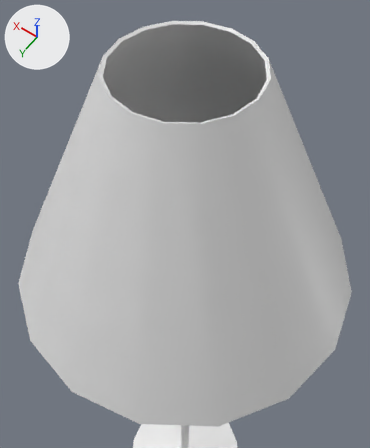
Two versions of the FBX model Assets/Models/Floor Lamp.fbx, one commit apart.
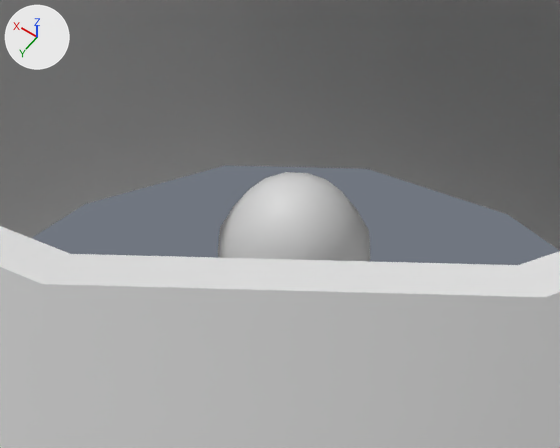
Old and new are each drawn from a camera (50 mm lens) standing at (-0.297, 0.416, 2.057) and looking at (-0.044, 0.062, 1.502) and again close up from a camera (50 mm lens) standing at (-0.073, 0.109, 1.751) and looking at (0.009, -0.006, 1.57). The axes (+X, +Y, +Z) are drawn at upper left. The lights are the same throughout. Where no turn or scale is listed for an object, it has been applied to the vertices.

Objects in the first close-up: 'Bulb', 'LampShade'.
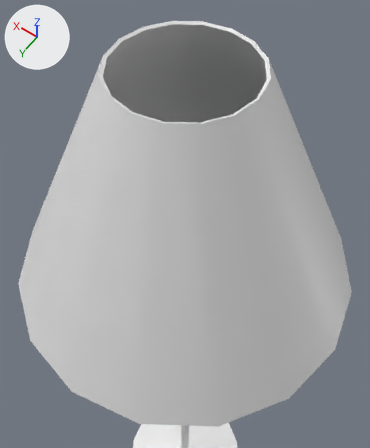
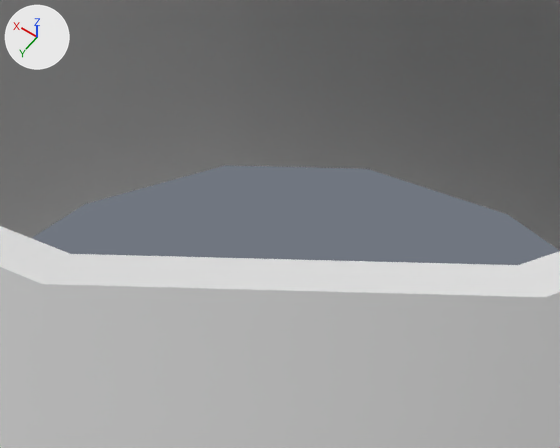
Pixel boxes [x1, y1, x2, y2] of what changed, in the close-ups (560 x 448 px):
```json
{"object": "Bulb", "change": "deleted", "before": [218, 172, 370, 261]}
```

Scene script edits in JSON lines:
```json
{"op": "remove", "block": "ob_bulb", "code": ["ob_bulb = bpy.data.objects.new('Bulb', me_cylinder_003)", "ob_bulb.location = (0.0, 0.0, 1.53)"]}
```
